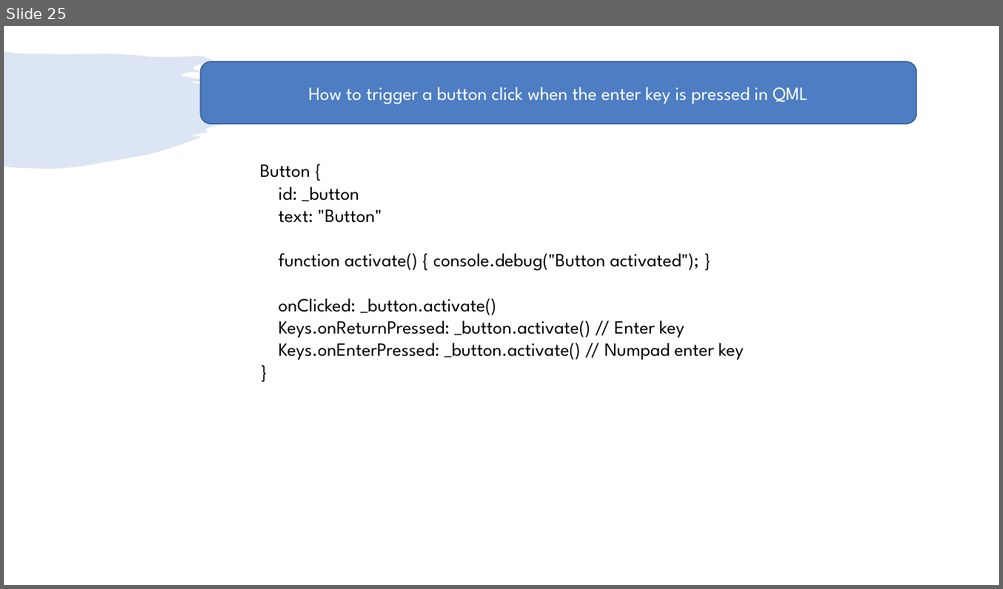
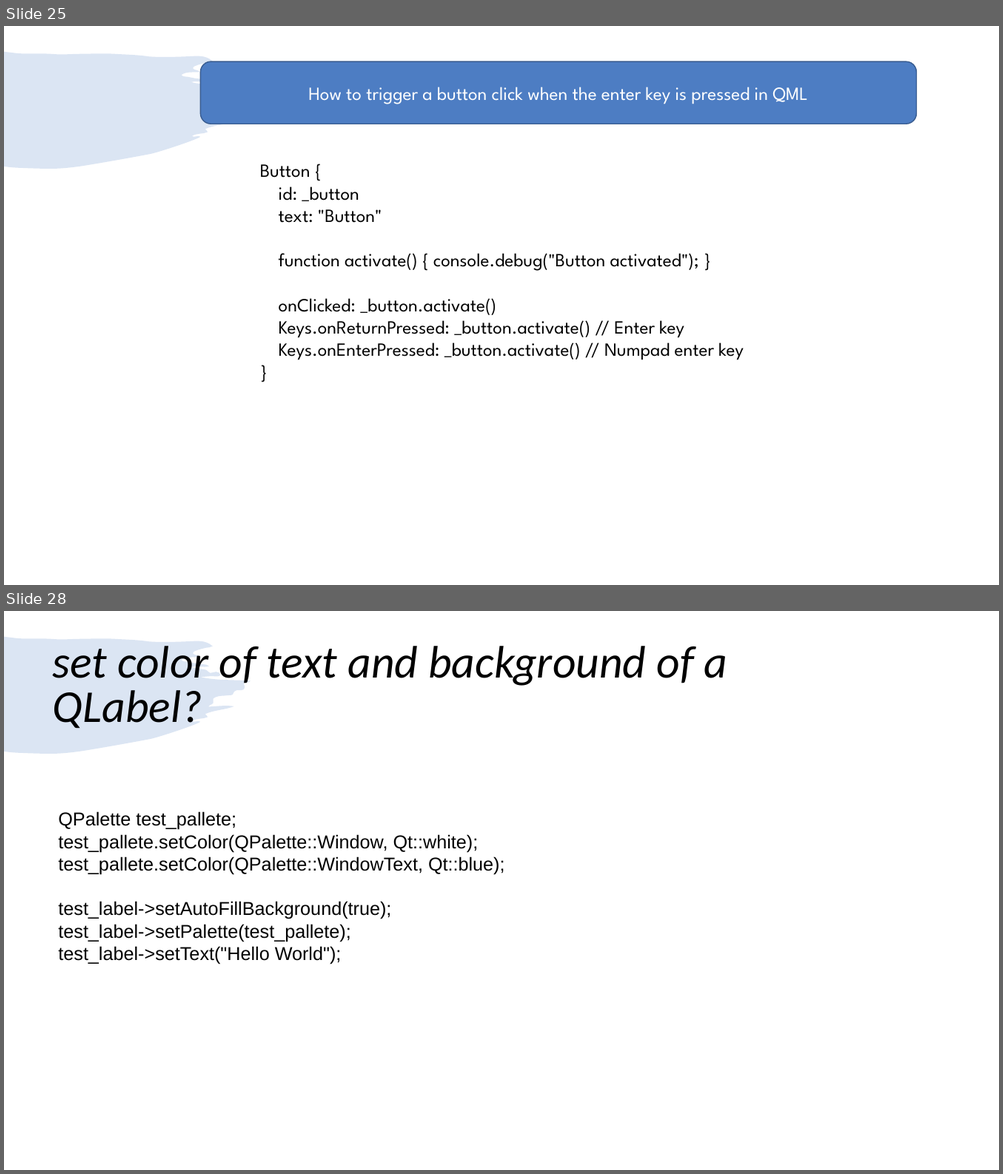
Before and after one commit to girishlande/QtProjects, a slide deck: learnings.pptx. Shown one above the other, each under a label of ours: slide 25 before the commit, slides 25 and 28 after it; the slides between them are not shown. The pictures are 1003x589 and 1003x1174 pixels, drawn with LibreOffice and Linux fonts; fonts in the diff are those of the drawing. Boxes give left, top, right and bottom in pixels: in the first picture for what was removed or moved away, otherwise in the second. Text is boxed around its words. In the diff, an @@ line names an element or a change of style, - is before the commit and + after.

```diff
--- a/learnings.pptx
+++ b/learnings.pptx
@@ slide 28 added at (4,611,999,1170), background #FFFFFF; not listed: 1 template element that a slide beside it also shows @@
@@ text added at (53,646,728,729), 44 pt, text #000000, italic @@
+set color of text and background of a QLabel?
@@ text added at (58,812,505,965), 18 pt, text #000000 @@
+QPalette test_pallete;
+test_pallete.setColor(QPalette::Window, Qt::white);
+test_pallete.setColor(QPalette::WindowText, Qt::blue);
+test_label->setAutoFillBackground(true);
+test_label->setPalette(test_pallete);
+test_label->setText("Hello World");
```
Also in this commit, not shown: 1 slide changed, 3 other slides added, 4 slides removed, 1 other file.
